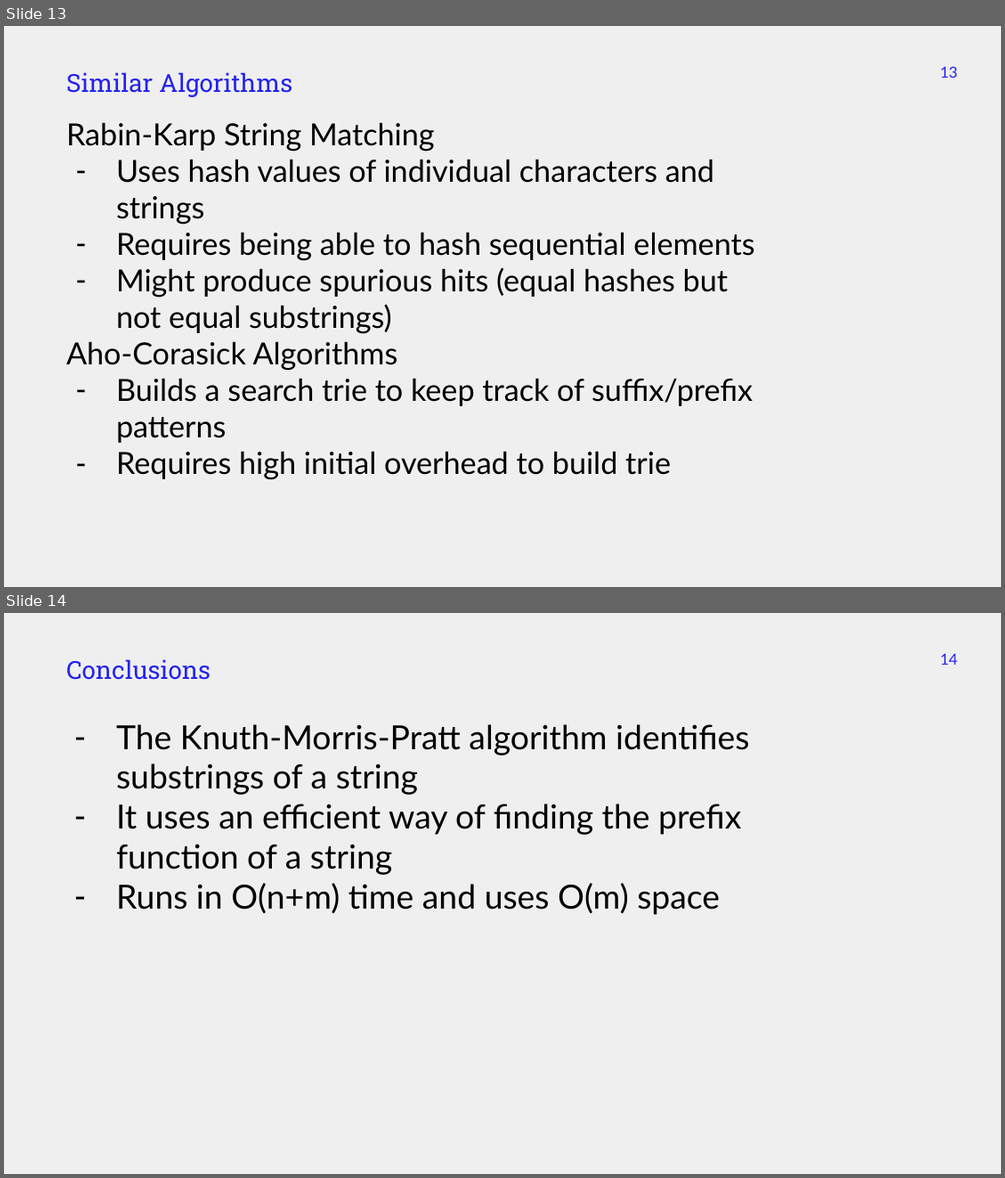
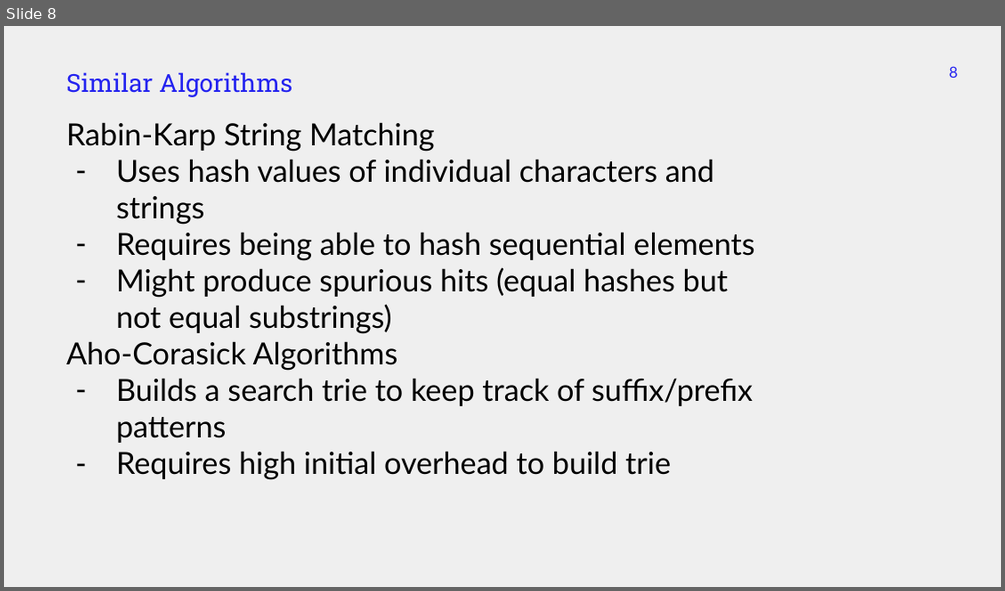
Before and after one commit to markfloryan/advalgo_projects, a slide deck: projects/12-KnuthMorrisPratt/slides/presentation_KMP.pptx. Shown one above the other, each under a label of ours: slides 13 and 14 before the commit, slide 8 after it. The pictures are 1005x1178 and 1005x591 pixels, drawn with LibreOffice and Linux fonts; fonts in the diff are those of the drawing. Boxes give left, top, right and bottom in pixels: in the first picture for what was removed or moved away, otherwise in the second. Text is boxed around its words. In the diff, an @@ line names an element or a change of style, - is before the commit and + after.

```diff
--- a/projects/12-KnuthMorrisPratt/slides/presentation_KMP.pptx
+++ b/projects/12-KnuthMorrisPratt/slides/presentation_KMP.pptx
@@ slide 14 removed at bbox=[4, 613, 1001, 1174], background #EFEFEF @@
@@ subtitle removed at bbox=[66, 659, 210, 680] @@
-Conclusions
@@ page number removed at bbox=[940, 653, 958, 665] @@
-14
@@ title removed at bbox=[116, 724, 749, 915] @@
-– The Knuth-Morris-Pratt algorithm identifies substrings of a string
-– It uses an efficient way of finding the prefix function of a string
-– Runs in O(n+m) time and uses O(m) space
@@ what was slide 13 is now slide 8 @@
@@ page number at bbox=[949, 66, 958, 78]: text changed @@
-13
+8
```
Also in this commit, not shown: 5 slides changed, 5 other slides removed, 1 other file.
